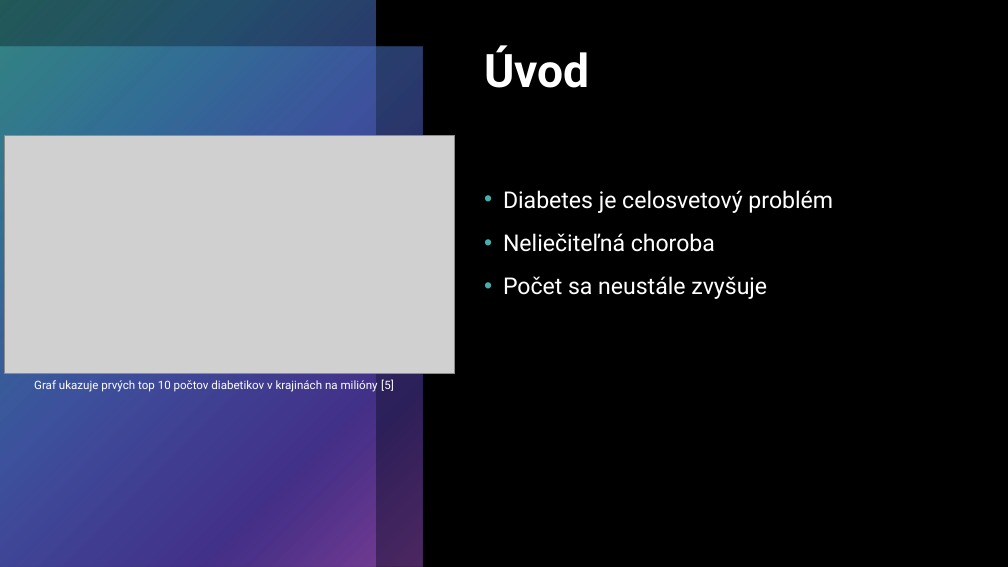
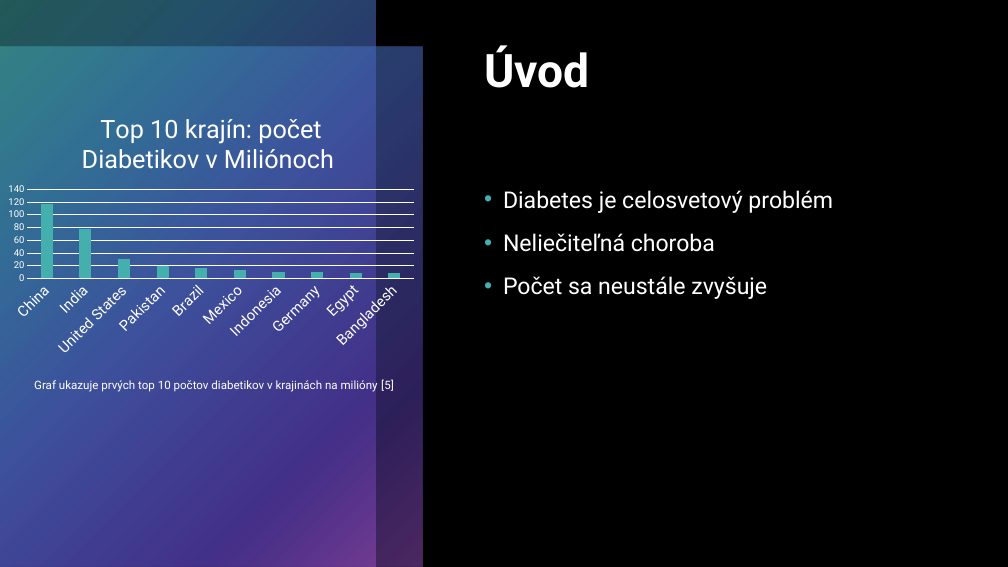
Before and after one commit to dB-Digital-Fox/MIP-clanok, a slide deck: slide 2 of prezentacia/Softvér pre diabetikov.pptx. Drawn at 1008x567 pixels with LibreOffice and Linux fonts; fonts in the diff are those of the drawing; grey boxes stand for pictures. Boxes give left, top, right and bottom in pixels: in the first picture for what was removed or moved away, otherwise in the second. Text is boxed around its words. In the diff, an @@ line names an element or a change of style, - is before the commit and + after.

```diff
--- a/prezentacia/Softvér pre diabetikov.pptx
+++ b/prezentacia/Softvér pre diabetikov.pptx
@@ column chart added at (0, 102, 422, 363) @@
+title "Top 10 krajín: počet Diabetikov v Miliónoch  "
+categories: China, India, United States, Pakistan, Brazil, Mexico, Indonesia, Germany, Egypt, Bangladesh
+Series 1: 116, 77, 31, 19, 17, 13, 11, 10, 9, 8
@@ picture removed at (5, 135, 454, 374) @@
```
Also in this commit, not shown: 2 other slides changed, 10 other files.
